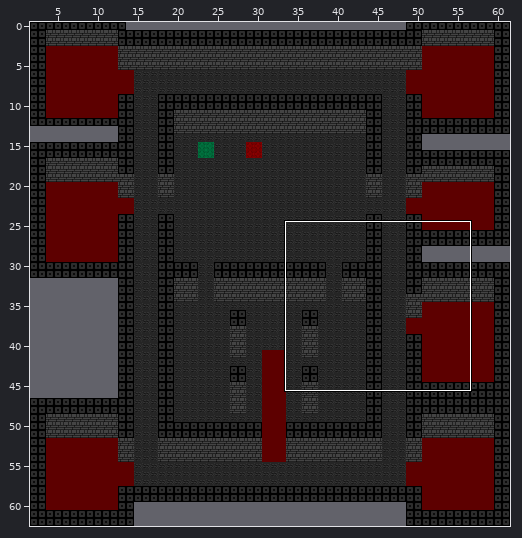
Tiled map, stored at dungeon-crawler/bin/Windows/x86/Debug/Content/maps/castle.tmx. The first picture is a wide view before the edit; the outline marks the close-up.
Close-up. Old version:
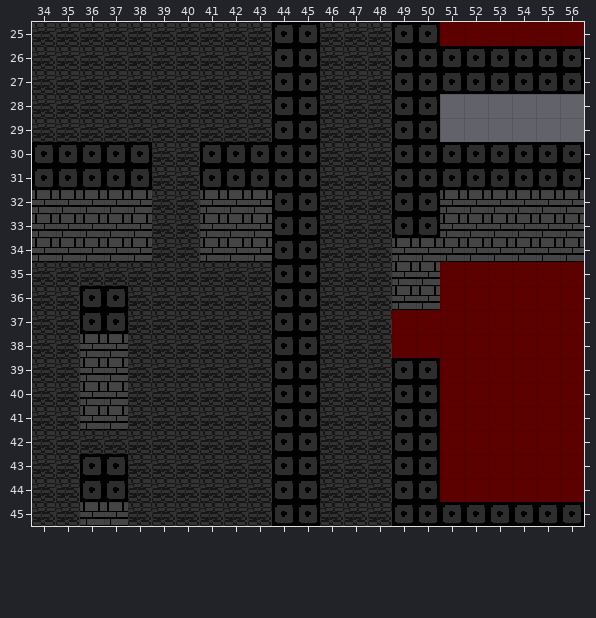
Cells are 16x16 px. Shown: x 34..56, y 25..45. The commit also changed other parts of the map, which this record leaves out.
Now the later version:
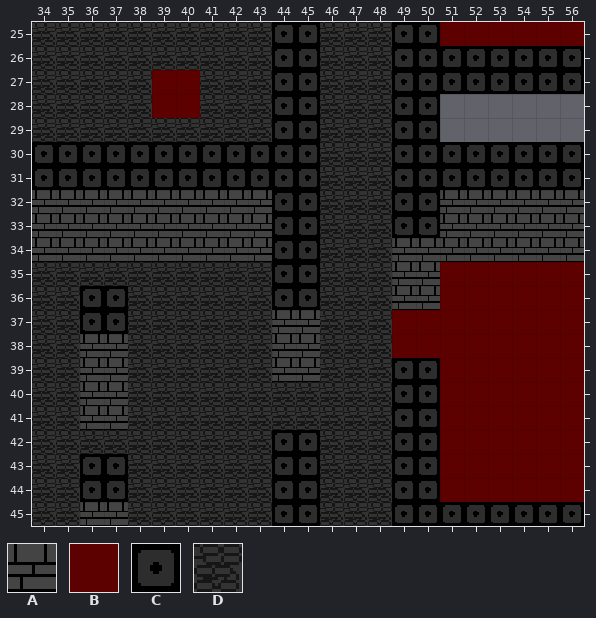
Key: from "castle": A 1, B 2, C 3, D 4.
_ is an empty cell.
Edits made:
Layer "Layer 1":
Tile D becomes tile B in rows 27 to 28 at x 39 to 40.
The author put tile D in rows 40 to 41 at x 45.
Layer "Collision Layer":
Tile C becomes tile A in rows 37 to 39 at x 44 to 45.
The author put tile A in rows 32 to 34 at x 39 to 40.
The author put tile C in rows 30 to 31 at x 39 to 40.
Tile C is gone in rows 40 to 41 at x 44 to 45.
Boxes around the changes in both close-ups, in picture pixels (x1, y1, x2, y2):
changed: (152, 70, 200, 118)
added: (152, 142, 200, 262)
changed: (272, 310, 320, 430)
